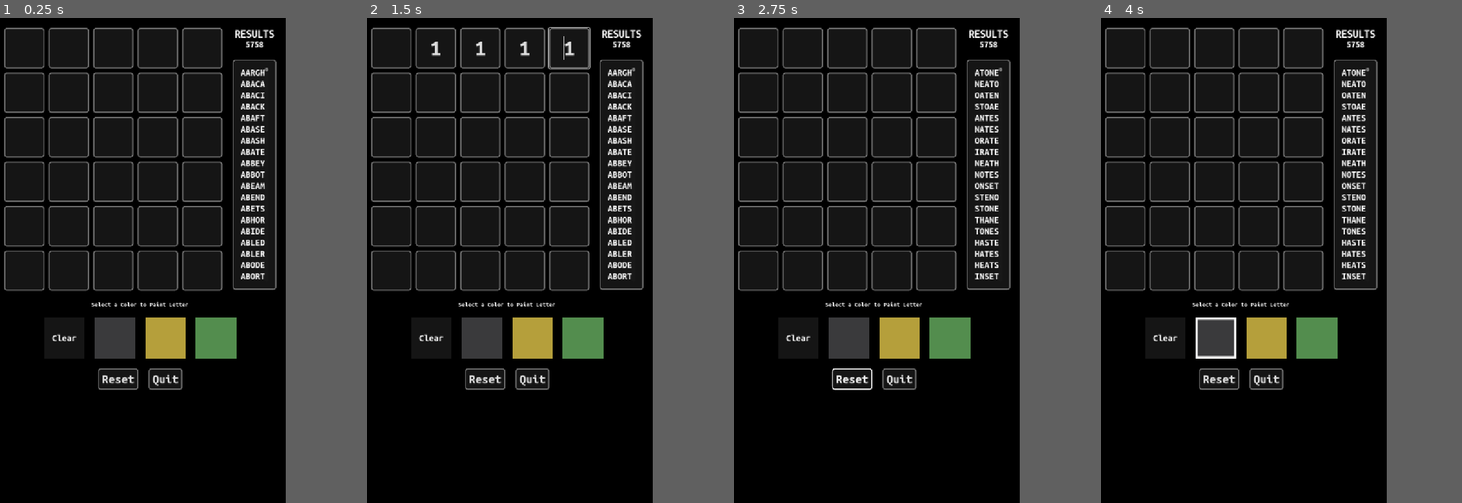
Above: before the commit, frames 1-4 (left to right).
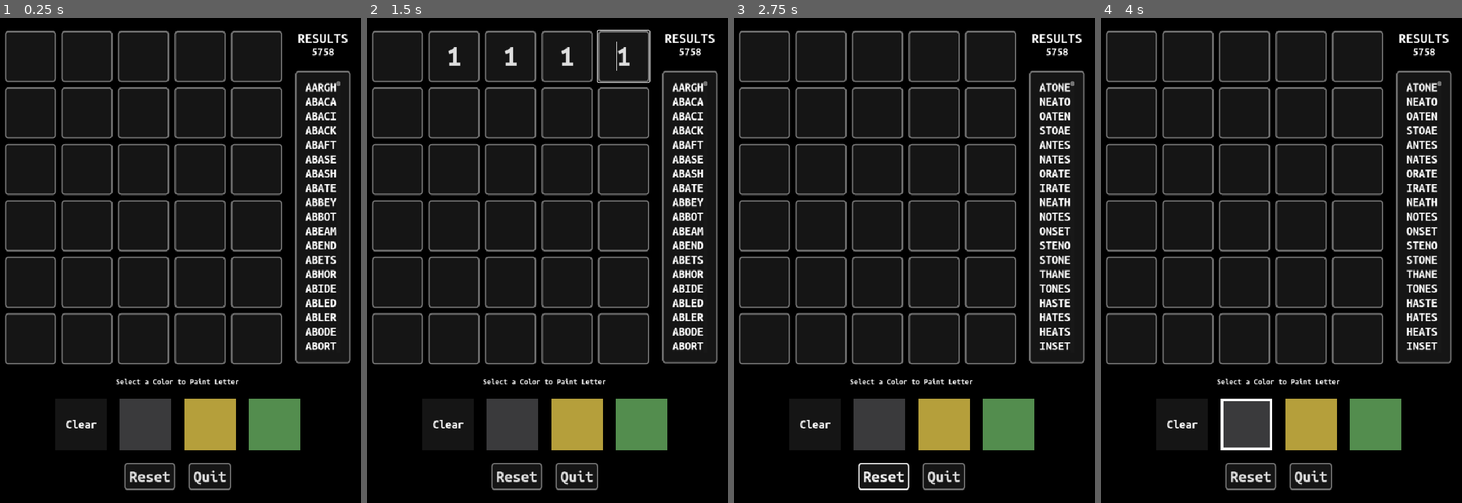
Above: after the commit, the same moments.

Repository: ryaghain/WordleHelper
Game: Godot game, scene res://Main.tscn
Two runs of this game, one before a commit and one after it. Both use one fixed random seed, a clock stepped at 60 frames per second and the inputs below.
Inputs (mouse positions are in pixels of both pictures, inside the frame that each line leads up to; where the layout moved, square brackets give the same spot in the first picture):
- Up to frame 1 (0.25 s): no input
- Up to frame 2 (1.5 s): click (435, 47) at 0.52 s; type "12" at 0.6 s; click (478, 47) at 0.75 s; type "12" at 0.83 s; click (525, 47) at 0.98 s; type "12" at 1.07 s; click (569, 47) at 1.27 s; type "12" at 1.35 s
- Up to frame 3 (2.75 s): click "Reset" at 2 s
- Up to frame 4 (4 s): click "Clear" at 2.75 s; click (1216, 425) [1216, 338] at 3.5 s
The window is 480x800 before the commit and 604x800 after it. Grey fills any space a smaller window leaves; there, only what the larger window draws over its background counts as a difference.

The runs differ from the first frame. In frame 1, 23% of the frame differs, in the area x 1-98%, y 2-98%; in frame 2, 23%, in the area x 1-98%, y 1-98%; in frame 3, 23%; in frame 4, 23%.

Commit message:
fixed an issue where it didn't handle double letters correctly sometimes

Diff:
--- a/Main.gd
+++ b/Main.gd
@@ -376,19 +376,19 @@
 func update_word_list() -> void:
 	var word_count: int = 0
 
-	var letters_is: Dictionary[int, String] = {
-		1: "",
-		2: "",
-		3: "",
-		4: "",
-		5: ""
+	var letters_is: Dictionary[int, Dictionary] = {
+		1: {},
+		2: {},
+		3: {},
+		4: {},
+		5: {}
 	}
-	var letters_is_not: Dictionary[int, Array] = {
-		1: [],
-		2: [],
-		3: [],
-		4: [],
-		5: []
+	var letters_is_not: Dictionary[int, Dictionary] = {
+		1: {},
+		2: {},
+		3: {},
+		4: {},
+		5: {}
 	}
 	var word_contains: Array[String] = []
 	var word_does_not_contain: Array[String] = []
@@ -403,13 +403,11 @@
 						if not word_does_not_contain.has(letter):
 							word_does_not_contain.append(letter)
 					LETTER_COLORS.YELLOW:
-						if not letters_is_not[letter_column].has(letter):
-							letters_is_not[letter_column].append(letter)
+						letters_is_not[letter_column][letter] = word_row
 						if not word_contains.has(letter):
 							word_contains.append(letter)
 					LETTER_COLORS.GREEN:
-						if letters_is[letter_column].is_empty():
-							letters_is[letter_column] = letter
+						letters_is[letter_column][letter] = word_row
 
 	current_word_list = ""
 
@@ -419,19 +417,25 @@
 		var is_word_valid: bool = true
 
 		for letter_position: int in LETTER_POSITIONS:
-			if not letters_is[letter_position].is_empty() and word[letter_position - 1] != letters_is[letter_position]:
+			# If this position has a green letter, skip the word if the current word's letter in that position does not match.
+			if not letters_is[letter_position].is_empty() and word[letter_position - 1] != letters_is[letter_position].keys()[0]:
 				is_word_valid = false
 				break
 
+			# If this position has a yellow letter, skip the word if the current word's letter in that position matches.
 			if not letters_is_not[letter_position].is_empty():
-				for letter: String in letters_is_not[letter_position]:
+				for letter: String in letters_is_not[letter_position].keys():
 					if word[letter_position - 1] == letter:
 						is_word_valid = false
 						break
 
 			if not word_contains.is_empty():
 				for letter: String in word_contains:
-					if not word.contains(letter):
+					var modified_word: String = word
+					# Check if the green letter is in the same row as the yellow letter, and if so removes that letter from that position in the word.
+					if letters_is[letter_position].has(letter) and letters_is[letter_position][letter] == letters_is_not[letter_position][letter]:
+						modified_word.erase(letter_position - 1)
+					if not modified_word.contains(letter):
 						is_word_valid = false
 						break
 
--- a/project.godot
+++ b/project.godot
@@ -19,13 +19,11 @@
 
 [display]
 
-window/size/viewport_width=720
-window/size/viewport_height=1200
+window/size/viewport_width=713
+window/size/viewport_height=945
 window/size/always_on_top=true
-window/size/transparent=true
 window/stretch/mode="canvas_items"
 window/stretch/aspect="expand"
-window/per_pixel_transparency/allowed=true
 
 [gui]
 
Not shown, changed: export_presets.cfg
